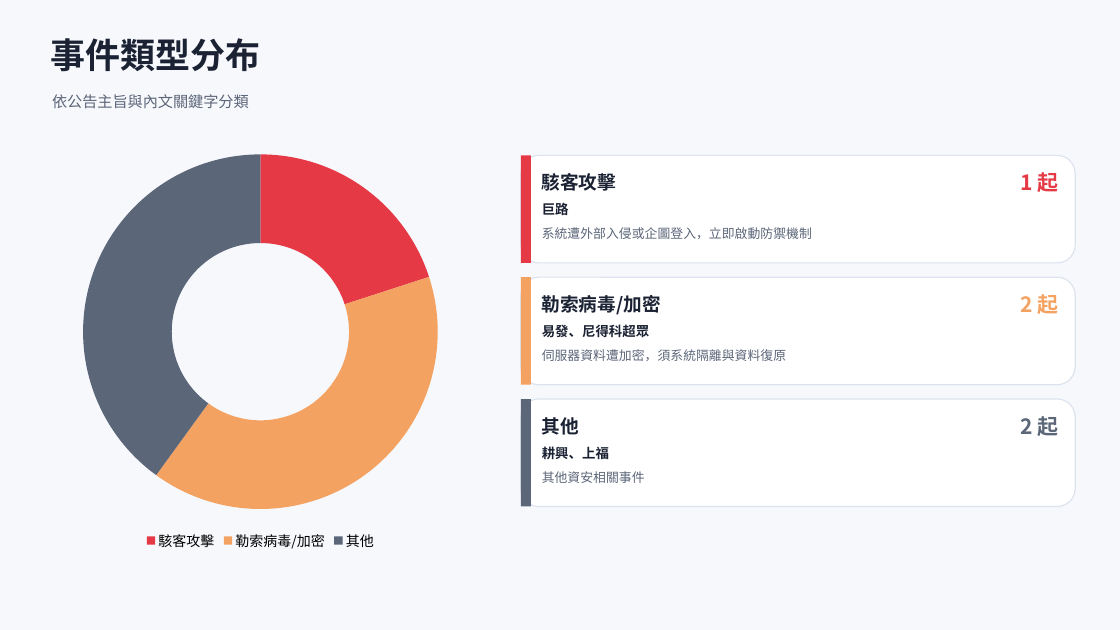
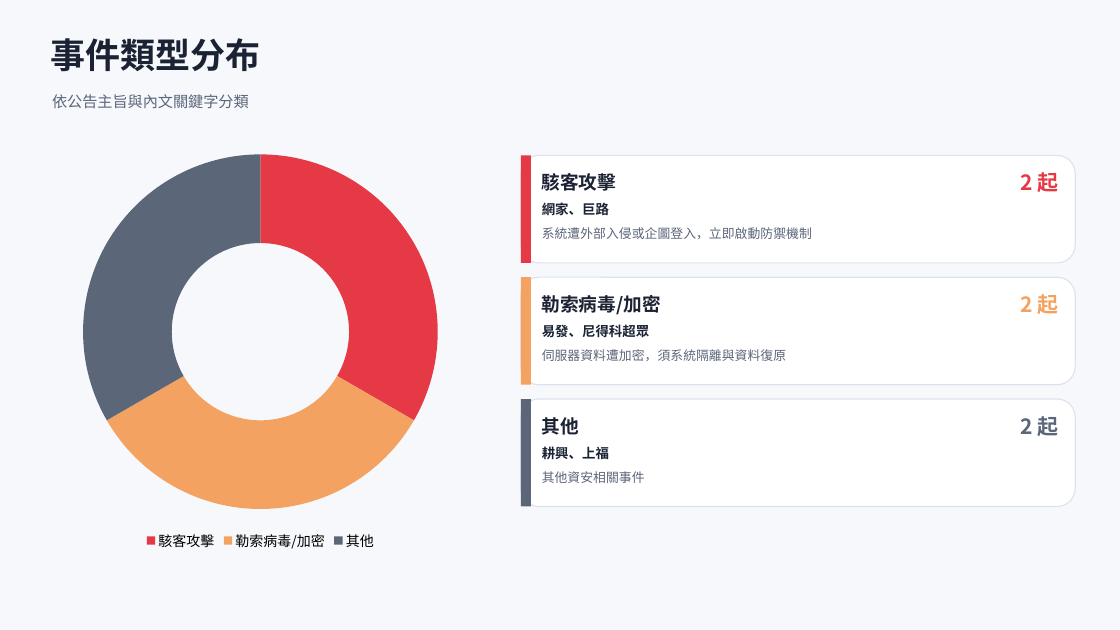
Before and after one commit to Johnnylin77/mops-isec-monitor, a slide deck: slide 3 of 資安事件因應分析.pptx. Drawn at 1120x630 pixels with LibreOffice and Linux fonts; fonts in the diff are those of the drawing. Boxes give left, top, right and bottom in pixels: in the first picture for what was removed or moved away, otherwise in the second. Text is boxed around its words. In the diff, an @@ line names an element or a change of style, - is before the commit and + after.

```diff
--- a/資安事件因應分析.pptx
+++ b/資安事件因應分析.pptx
@@ doughnut chart at (42,143,479,555) @@
@@ Series 1, 駭客攻擊: 20 to 33 @@
@@ Series 1, 勒索病毒/加密: 40 to 33 @@
@@ Series 1, 其他: 40 to 33 @@
@@ text at (1020,172,1058,192): text changed @@
-1 起
+2 起
@@ text at (542,202,609,216): text changed @@
-巨路
+網家、巨路
```
Also in this commit, not shown: 5 other slides changed, 2 other files.
